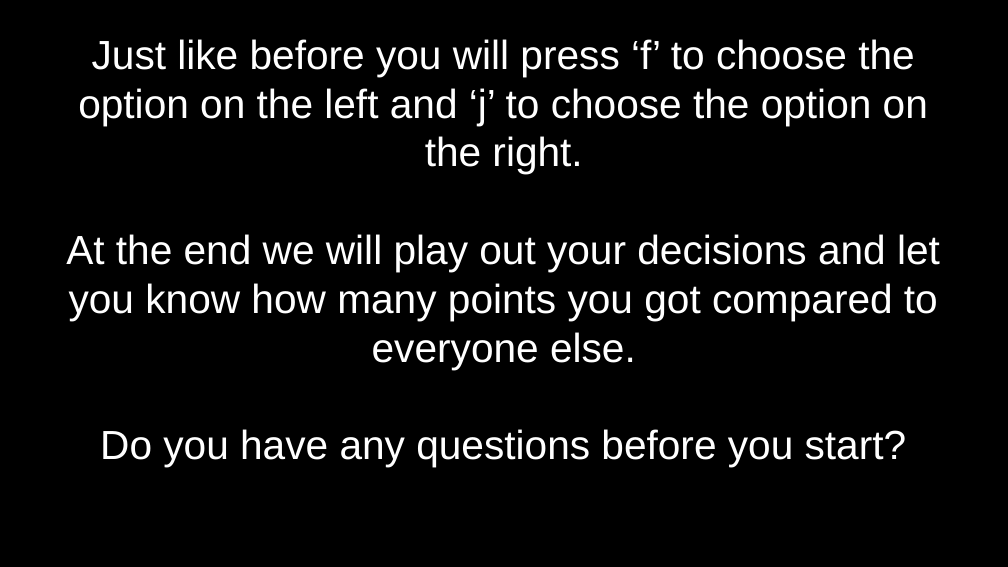
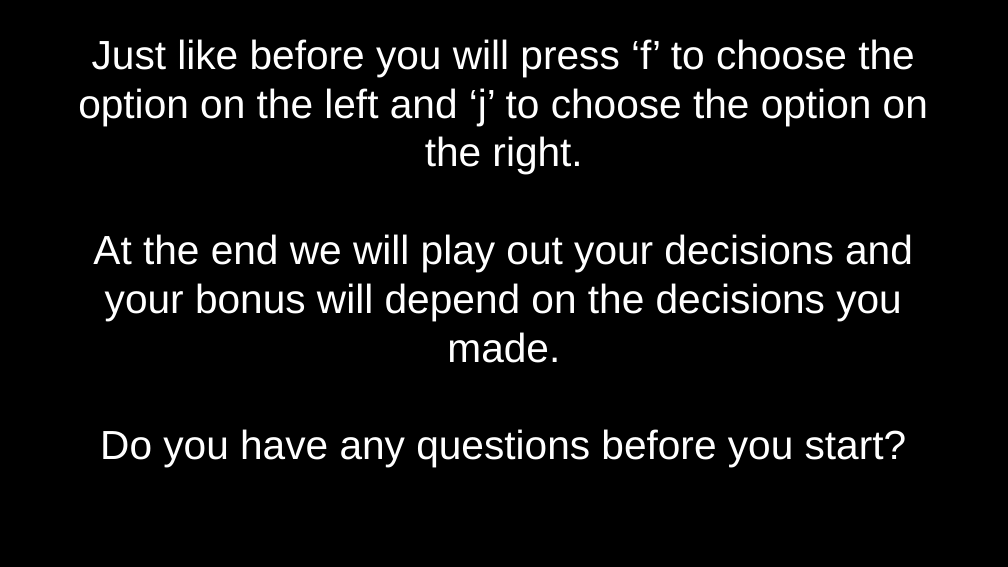
Before and after one commit to jbdenniso/Amb_aversion_task, a slide deck: slide 6 of AmbAver/Amb_Aver/code/Instructions.odp. Drawn at 1008x567 pixels with LibreOffice and Linux fonts; fonts in the diff are those of the drawing. Boxes give left, top, right and bottom in pixels: in the first picture for what was removed or moved away, otherwise in the second. Text is boxed around its words. In the diff, an @@ line names an element or a change of style, - is before the commit and + after.

```diff
--- a/AmbAver/Amb_Aver/code/Instructions.odp
+++ b/AmbAver/Amb_Aver/code/Instructions.odp
@@ subtitle at <box>93,234,913,363</box>: text changed @@
-At the end we will play out your decisions and let you know how many points you got compared to everyone else.
+At the end we will play out your decisions and your bonus will depend on the decisions you made.
```
Also in this commit, not shown: 3 other slides changed, 2 slides added, 2 slides removed, 19 other files.
